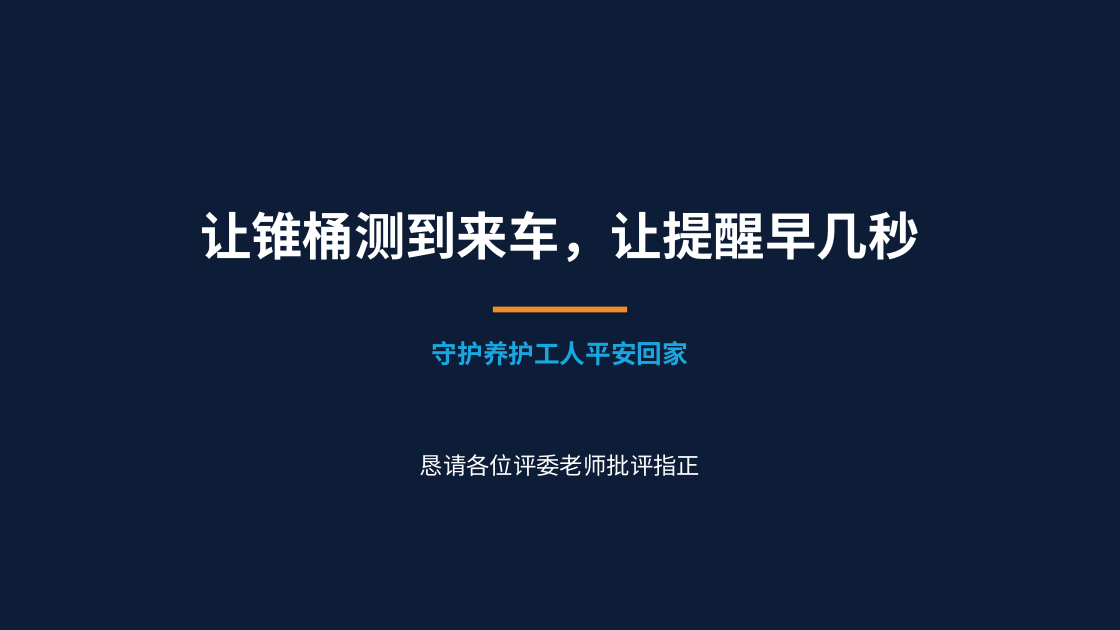
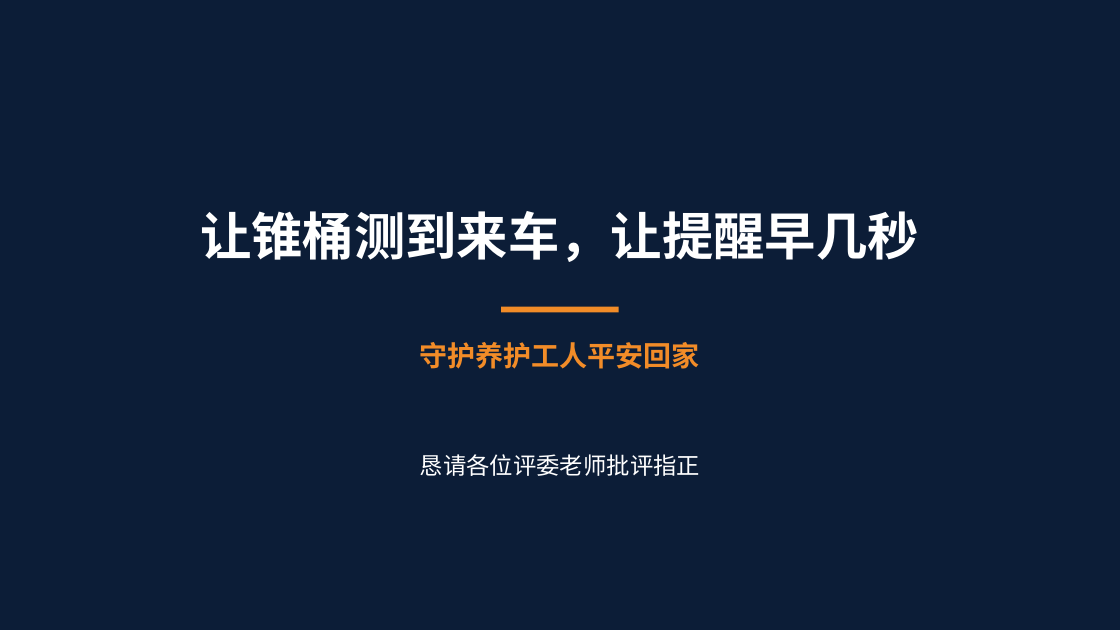
Before and after one commit to wy165611/smart-warning-cone, a slide deck: slide 23 of competition/challenge-cup/哨兵_挑战杯答辩PPT.pptx (slide 22 before the commit). Drawn at 1120x630 pixels with LibreOffice and Linux fonts; fonts in the diff are those of the drawing; background and template pictures are left out; a plain dark background stands for a picture behind light text. Boxes give left, top, right and bottom in pixels: in the first picture for what was removed or moved away, otherwise in the second. Text is boxed around its words. In the diff, an @@ line names an element or a change of style, - is before the commit and + after.

```diff
--- a/competition/challenge-cup/哨兵_挑战杯答辩PPT.pptx
+++ b/competition/challenge-cup/哨兵_挑战杯答辩PPT.pptx
@@ rectangle at [0, 0, 1120, 630]: fill #061A3A at 80% opacity to #061A3A at 82% opacity @@
@@ rectangle: place and size @@
-rectangle at [493, 307, 628, 313]
+rectangle at [502, 307, 619, 313]
@@ text "守护养护工人平安回家" at [420, 342, 700, 369]: size 22 to 24 pt, text colour #18A7E0 to #F28C28 @@
```
Also in this commit, not shown: 21 other slides changed, 1 slide added, 34 other files.
